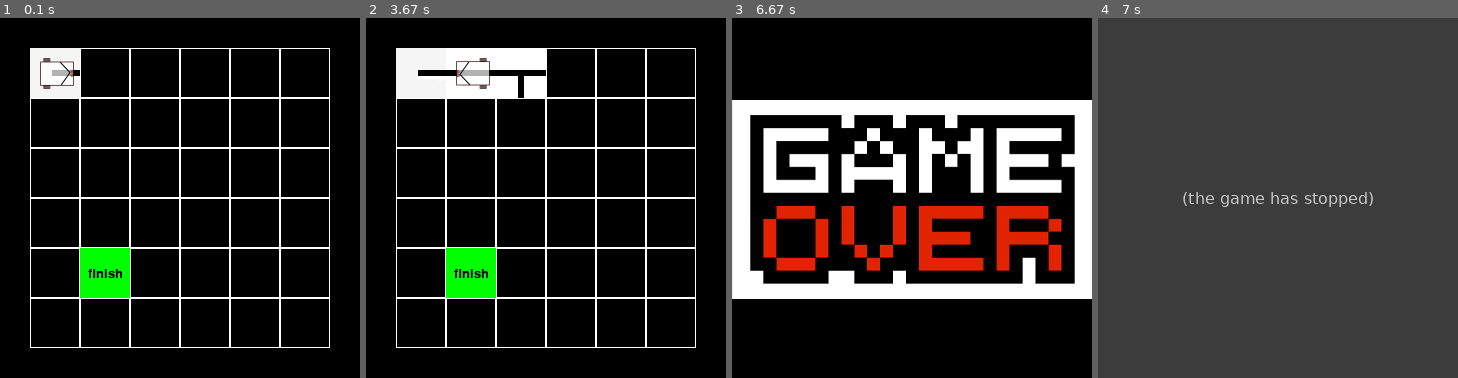
Above: before the commit, frames 1-4 (left to right).
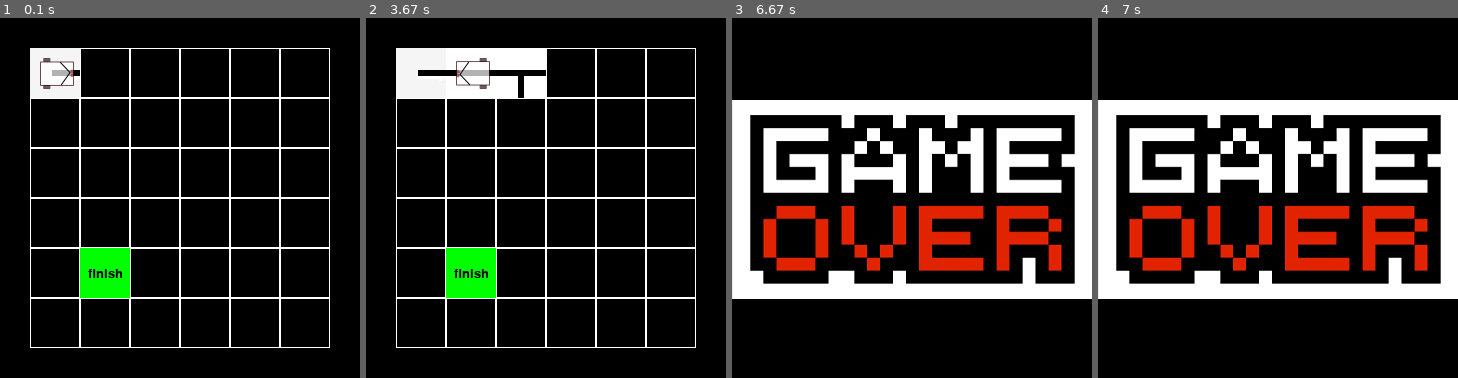
Above: after the commit, the same moments.

Repository: sonya-zero/Project_PyGame
Game: pygame game, started from main.py
Same seed, same stepped clock (60 frames per second), same inputs: the game is played once before the commit and once after it.
Inputs:
- Up to frame 1 (0.1 s): no input
- Up to frame 2 (3.67 s): tap Space at 0.33, 0.67, 3.47 s; hold Up 1.5-1.97 s; hold Right 2-2.47 s; hold Left 2.5-3.03 s; hold Down 3.07-3.37 s; hold Left from 3.4 s (still down)
- Up to frame 3 (6.67 s): tap Space at 3.77, 3.9 s; release Left at 3.8 s; hold Up 3.83-4.2 s
- Up to frame 4 (7 s): no input

Frames 1-3 are identical in both runs. In frame 4, 100% of the frame differs, in the area x 0-100%, y 0-100%.
Before the commit the program exited at 6.93 s; later frames show no game.

Commit message:
Add files of PEP8 and with sounds

Diff:
--- a/create_board.py
+++ b/create_board.py
@@ -2,11 +2,11 @@
 import variable as var
 
 size = 6  # number of cell
-CELLS = [[1, 0, 0, 0], [0, 1, 0, 0], [0, 0, 1, 0], [0, 0, 0, 1],  # variations of cells
+CELLS = [[1, 0, 0, 0], [0, 1, 0, 0],  # variations of cells
+         [0, 0, 1, 0], [0, 0, 0, 1],
          [1, 1, 0, 0], [0, 1, 1, 0], [0, 0, 1, 1], [1, 0, 0, 1],
          [1, 0, 1, 0], [0, 1, 0, 1], [0, 0, 0, 0], [1, 1, 1, 1],
          [1, 1, 1, 0], [0, 1, 1, 1], [1, 0, 1, 1], [1, 1, 0, 1]]
-
 ways = [(0, 0)]  # coords cells which we must create
 visited_cells = []  # coords cells which created
 
@@ -31,31 +31,38 @@
     if (x - 1, y) in visited_cells:
         cell_limit[3] = [var.board[y][x - 1][1]]
 
-    possibilities = list(filter(lambda elem: (elem[0] in cell_limit[0])  # possibility variations of this cell
-                                             and (elem[1] in cell_limit[1])
-                                             and (elem[2] in cell_limit[2])
-                                             and (elem[3] in cell_limit[3])
-                                             and sum(elem) > one_way(cell_limit, (x, y)), CELLS))
+    possibilities = list(filter(  # possibility variations of this cell
+        lambda elem: (elem[0] in cell_limit[0]) and
+                     (elem[1] in cell_limit[1]) and
+                     (elem[2] in cell_limit[2]) and
+                     (elem[3] in cell_limit[3]) and
+                     (sum(elem) > one_way(cell_limit, (x, y))), CELLS))
     cell = choice(possibilities)  # choice cell
     return cell
 
 
 def find_ways(cell, x, y):  # find cells which we must create
-    if cell[0] == 1 and not ((x, y - 1) in visited_cells) and not ((x, y - 1) in ways):
+    if cell[0] == 1 and not ((x, y - 1) in visited_cells) and\
+            not ((x, y - 1) in ways):
         ways.append((x, y - 1))
-    if cell[1] == 1 and not ((x + 1, y) in visited_cells) and not ((x + 1, y) in ways):
+    if cell[1] == 1 and not ((x + 1, y) in visited_cells) and\
+            not ((x + 1, y) in ways):
         ways.append((x + 1, y))
-    if cell[2] == 1 and not ((x, y + 1) in visited_cells) and not ((x, y + 1) in ways):
+    if cell[2] == 1 and not ((x, y + 1) in visited_cells) and\
+            not ((x, y + 1) in ways):
         ways.append((x, y + 1))
-    if cell[3] == 1 and not ((x - 1, y) in visited_cells) and not ((x - 1, y) in ways):
+    if cell[3] == 1 and not ((x - 1, y) in visited_cells) and\
+            not ((x - 1, y) in ways):
         ways.append((x - 1, y))
 
 
 def one_way(cell_limit, my_place):  # limit on "ones" ways in cell
-    if my_place != (0, 0) and len(ways) < 2 and len(visited_cells) < size ** 2 * 0.9 and (sum(cell_limit[0])
-                                                                                          + sum(cell_limit[1])
-                                                                                          + sum(cell_limit[2])
-                                                                                          + sum(cell_limit[3])) > 1:
+    if my_place != (0, 0) and len(ways) < 2 \
+            and len(visited_cells) < size ** 2 * 0.9 and (sum(cell_limit[0]) +
+                                                          sum(cell_limit[1]) +
+                                                          sum(cell_limit[2]) +
+                                                          sum(cell_limit[3])) \
+            > 1:
         return 1
     return 0
 
@@ -64,8 +71,10 @@
     while len(ways) != 0:
         my_place = ways.pop(0)  # cell which is creating
         cell = change_cell(my_place[0], my_place[1])  # created cell
-        find_ways(cell, my_place[0], my_place[1])  # add coords ells which we must to create
-        var.board[my_place[1]][my_place[0]] = cell  # add new cell in list board
+        find_ways(cell,  # add coords cells which must create
+                  my_place[0], my_place[1])
+        var.board[my_place[1]][my_place[0]] = \
+            cell  # add new cell in list board
         visited_cells.append(my_place)  # add coords cells which created
 
 
--- a/main.py
+++ b/main.py
@@ -2,7 +2,7 @@
 import os
 import sys
 import time
-import create_board  # create board happens and finish cell from import in file create_board
+import create_board  # create board & finish cell in file create_board
 import variable as var  # import variables
 from math import *
 
@@ -34,9 +34,11 @@
             for j in range(self.height):
                 x = self.left + self.cell_size * i
                 y = self.top + self.cell_size * j
-                pygame.draw.rect(screen, "white", (x, y, self.cell_size, self.cell_size), 1)
+                pygame.draw.rect(screen, "white", (
+                    x, y, self.cell_size, self.cell_size), 1)
                 if (i, j) == var.finish_cell:  # draw finish cell
-                    pygame.draw.rect(screen, "green", (x, y, self.cell_size, self.cell_size), 0)
+                    pygame.draw.rect(screen, "green", (
+                        x, y, self.cell_size, self.cell_size), 0)
                     text_x = x + self.cell_size // 2 - text.get_width() // 2
                     text_y = y + self.cell_size // 2 - text.get_height() // 2
                     screen.blit(text, (text_x, text_y))
@@ -58,7 +60,8 @@
     def get_cell(self, robot_pos):  # get cell's coord on which clicked
         x_cell, y_cell = (robot_pos[0] - self.left) // self.cell_size, \
                          (robot_pos[1] - self.top) // self.cell_size
-        if x_cell < 0 or x_cell >= self.width or y_cell < 0 or y_cell >= self.height:
+        if x_cell < 0 or x_cell >= self.width or\
+                y_cell < 0 or y_cell >= self.height:
             return None
         return x_cell, y_cell
 
@@ -77,7 +80,8 @@
             else:
                 image = load_image("rotate.png")
                 try:
-                    image = pygame.transform.rotate(image, -90 * (cell.index('11') + 1))
+                    image = pygame.transform.rotate(
+                        image, -90 * (cell.index('11') + 1))
                 except ValueError:
                     pass
         elif sum(cell) == 1:
@@ -107,15 +111,17 @@
         self.start = None
 
     def check(self):  # check choose way on opportunity of move
-        x_cell, y_cell = (self.rect.x - var.left) // var.cell_size, (self.rect.y - var.top) // var.cell_size
+        x_cell, y_cell = (self.rect.x - var.left) // var.cell_size, \
+                         (self.rect.y - var.top) // var.cell_size
         cell = var.board[y_cell][x_cell][1::] + [var.board[y_cell][x_cell][0]]
-        if cell[(self.angle) // 90]:
+        if cell[self.angle // 90]:
             return True
         else:
             return False
 
     def check_finish(self):  # check finish
-        x_cell, y_cell = (self.rect.x - var.left) // var.cell_size, (self.rect.y - var.top) // var.cell_size
+        x_cell, y_cell = (self.rect.x - var.left) // var.cell_size, \
+                         (self.rect.y - var.top) // var.cell_size
         if (x_cell, y_cell) == var.finish_cell:
             return True
         else:
@@ -135,7 +141,6 @@
             self.image = load_image("robot0.png")
             self.angle = 0
         elif side == "ff":
-            print(self.rect.x, self.rect.y)
             self.rect.move(self.rect.x, self.rect.y)
 
     def cor(self):  # return robot coords
@@ -146,8 +151,15 @@
 
 if __name__ == "__main__":  # run the program
     pygame.init()  # initialize pygame
+    # add sounds effects
+    sound_break = pygame.mixer.Sound("sounds/break.ogg")
+    suond_game_over = pygame.mixer.Sound("sounds/game_over.ogg")
+    sound_win = pygame.mixer.Sound("sounds/win.ogg")
+    sound_minions = pygame.mixer.Sound("sounds/minions.ogg")
     board = Board(var.size, var.size)  # create class board
-    size = width, height = var.size * 50 + board.left * 2, var.size * 50 + board.top * 2  # size window
+    size = width, height = \
+        var.size * 50 + board.left * 2, \
+        var.size * 50 + board.top * 2  # size window
     screen = pygame.display.set_mode(size)
     pygame.display.set_caption("help_for_AI")  # name game
     all_sprites = pygame.sprite.Group()
@@ -184,11 +196,17 @@
         if game_over:  # draw board if game over
             board.render_end(screen)
             pygame.display.flip()
-            time.sleep(3)
+            sound_break.play()
+            time.sleep(2)
+            suond_game_over.play()
+            time.sleep(2)
             running = False
         if win:  # draw board if you win
             board.render_finish(screen)
             pygame.display.flip()
+            sound_win.play()
             time.sleep(3)
+            sound_minions.play()
+            time.sleep(2)
             running = False
     pygame.quit()  # exit of game
--- a/variable.py
+++ b/variable.py
@@ -4,4 +4,4 @@
 top = 30  # top indent
 cell_size = 50  # size of cell
 start_cell = (0, 0)  # start cell
-finish_cell = (0, 0)  #finish cell
+finish_cell = (0, 0)  # finish cell
